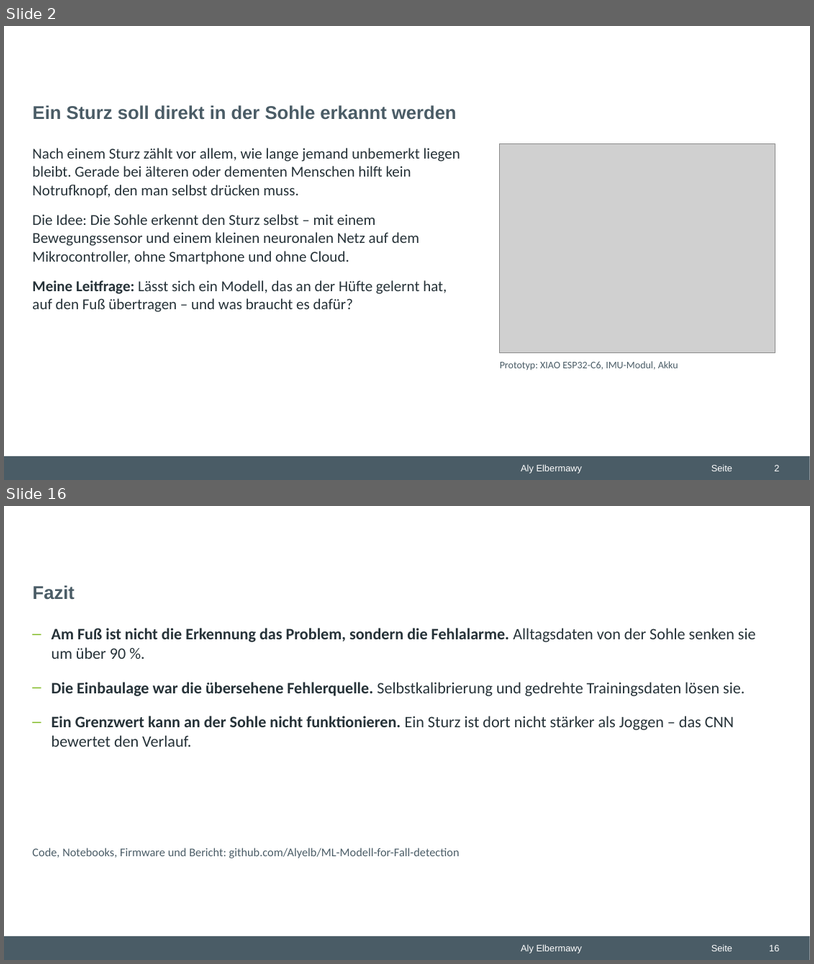
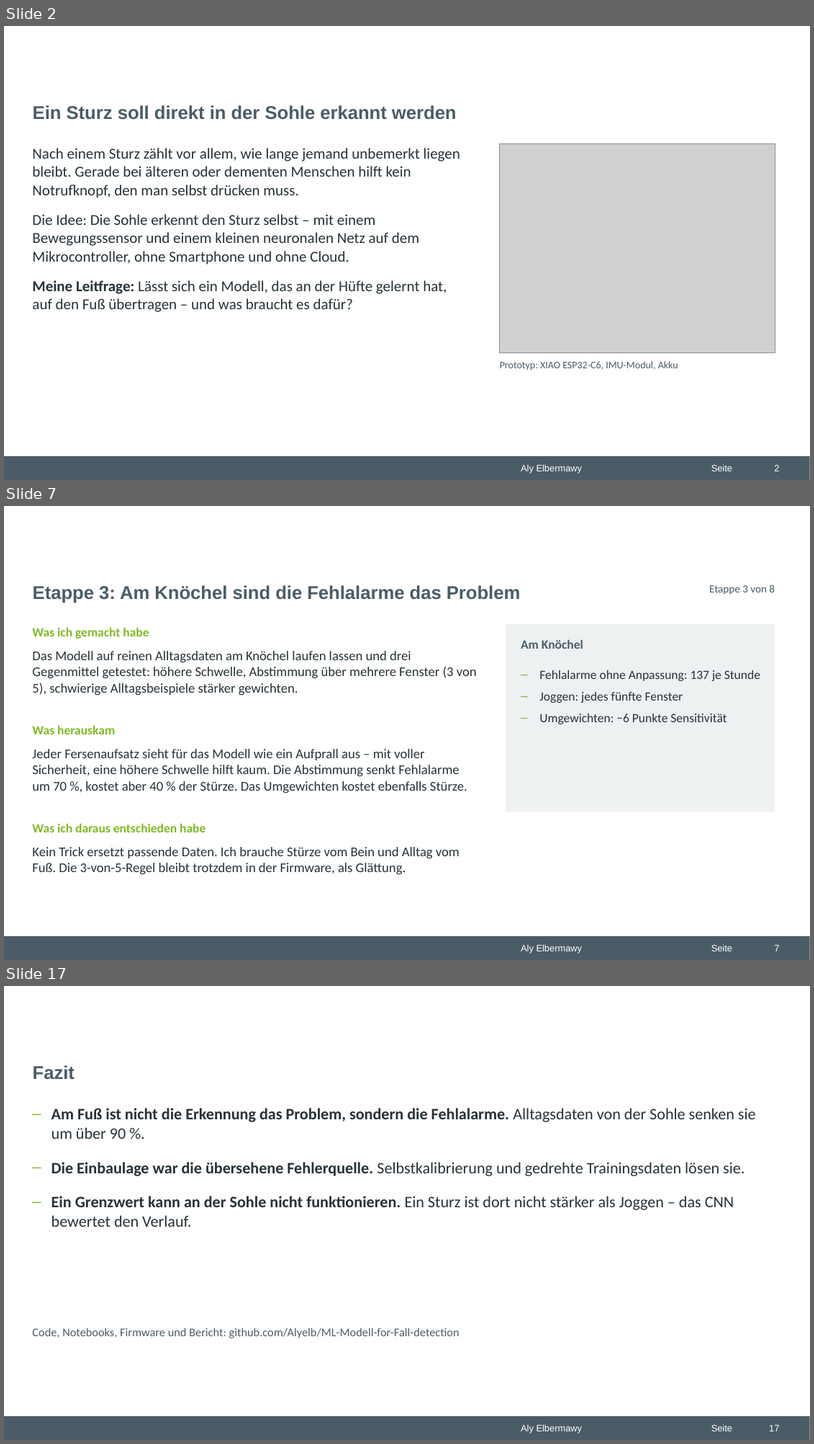
Before and after one commit to Alyelb/ML-Modell-for-Fall-detection, a slide deck: praesentation/2_Projekt_Sturzerkennung.pptx. Shown one above the other, each under a label of ours: slides 2 and 16 before the commit, slides 2, 7 and 17 after it; the slides between them are not shown. The pictures are 814x964 and 814x1444 pixels, drawn with LibreOffice and Linux fonts; fonts in the diff are those of the drawing; grey boxes stand for pictures; background and template pictures are left out. Boxes give left, top, right and bottom in pixels: in the first picture for what was removed or moved away, otherwise in the second. Text is boxed around its words. In the diff, an @@ line names an element or a change of style, - is before the commit and + after.

```diff
--- a/praesentation/2_Projekt_Sturzerkennung.pptx
+++ b/praesentation/2_Projekt_Sturzerkennung.pptx
@@ slide 7 added at bbox=[4, 506, 810, 960], background #FFFFFF; not listed: 3 template elements that a slide beside it also shows @@
@@ title added at bbox=[33, 585, 520, 603], 22 pt, text #4A5C66, bold @@
+Etappe 3: Am Knöchel sind die Fehlalarme das Problem
@@ text added at bbox=[710, 584, 775, 595], 13 pt, text #4A5C66 @@
+Etappe 3 von 8
@@ text added at bbox=[32, 627, 149, 638], 15 pt, text #80BA24, bold @@
+Was ich gemacht habe
@@ rectangle added at bbox=[506, 624, 775, 811], fill #EEF1F2 @@
@@ text added at bbox=[32, 651, 477, 695], 16 pt, text #263238 @@
+Das Modell auf reinen Alltagsdaten am Knöchel laufen lassen und drei Gegenmittel getestet: höhere Schwelle, Abstimmung über mehrere Fenster (3 von 5), schwierige Alltagsbeispiele stärker gewichten.
@@ text added at bbox=[521, 639, 584, 649], 15 pt, text #4A5C66, bold @@
+Am Knöchel
@@ text added at bbox=[540, 670, 761, 724], 15 pt, text #263238 @@
+– Fehlalarme ohne Anpassung: 137 je Stunde
+– Joggen: jedes fünfte Fenster
+– Umgewichten: −6 Punkte Sensitivität
@@ text added at bbox=[32, 725, 115, 734], 15 pt, text #80BA24, bold @@
+Was herauskam
@@ text added at bbox=[32, 749, 468, 793], 16 pt, text #263238 @@
+Jeder Fersenaufsatz sieht für das Modell wie ein Aufprall aus – mit voller Sicherheit, eine höhere Schwelle hilft kaum. Die Abstimmung senkt Fehlalarme um 70 %, kostet aber 40 % der Stürze. Das Umgewichten kostet ebenfalls Stürze.
@@ text added at bbox=[32, 823, 206, 832], 15 pt, text #80BA24, bold @@
+Was ich daraus entschieden habe
@@ text added at bbox=[32, 847, 460, 874], 16 pt, text #263238 @@
+Kein Trick ersetzt passende Daten. Ich brauche Stürze vom Bein und Alltag vom Fuß. Die 3-von-5-Regel bleibt trotzdem in der Firmware, als Glättung.
@@ page number added at bbox=[774, 944, 779, 951], 11 pt, text #FFFFFF @@
+7
@@ what was slide 16 is now slide 17 @@
@@ page number at bbox=[769, 1424, 779, 1431]: text changed @@
-16
+17
```
Also in this commit, not shown: 3 slides changed, 10 other slides added, 10 slides removed, 3 other files.
